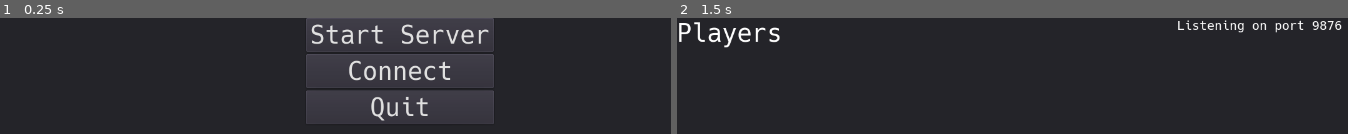
Above: before the commit, frames 1-2 (left to right).
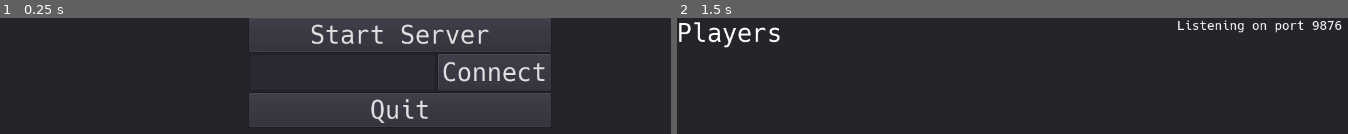
Above: after the commit, the same moments.

Repository: duckinator/godot-experiments
Game: Godot game, scene res://launchscreen/LaunchScreen.tscn
Same seed, same stepped clock (60 frames per second), same inputs: the game is played once before the commit and once after it.
Inputs:
- Up to frame 1 (0.25 s): no input
- Up to frame 2 (1.5 s): click "Start Server" at 0.5 s; tap Enter at 1.25 s

The runs differ from the first frame. In frame 1, 11% of the frame differs, in the area x 37-83%, y 0-94%; in frame 2, nothing differs.

Commit message:
Theoretically allow connecting to arbitrary addresses.

Diff:
--- a/multiplayer/Network.gd
+++ b/multiplayer/Network.gd
@@ -43,6 +43,15 @@
 func add_self_if_needed():
 	if is_server():
 		register_player(1, settings)
+
+# An incredibly crude attempt at parsing a URI.
+func parse_address(server_address):
+	var server_port = null
+	if ":" in server_address:
+		var parts = server_address.split(":")
+		server_address = parts[0]
+		server_port = parts[1]
+	return [server_address, server_port]
 
 # Returns a nice representation of the remote address, including port.
 func friendly_remote_address():
@@ -114,6 +123,7 @@
 # If `port` is unspecified/null, default to DEFAULT_PORT.
 func join(address, port=null):
 	players = {}
+
 	if port == null:
 		port = DEFAULT_PORT
 
--- a/multiplayer/launchscreen/LaunchScreen.gd
+++ b/multiplayer/launchscreen/LaunchScreen.gd
@@ -4,7 +4,8 @@
 
 onready var vbox = $Panel/HBoxContainer/HBoxContainer/VBoxContainer
 onready var server_button = vbox.get_node("StartServer")
-onready var client_button = vbox.get_node("StartClient")
+onready var address_lineedit = vbox.get_node("HBoxContainer/LineEdit")
+onready var client_button = vbox.get_node("HBoxContainer/StartClient")
 onready var quit_button = vbox.get_node("Quit")
 
 func _ready():
@@ -13,5 +14,10 @@
 	quit_button.connect("pressed", get_tree(), "quit")
 
 func start(is_server):
+	var address = address_lineedit.text
+	if len(address.strip_edges()) == 0 and not is_server:
+		return
+
 	get_tree().set_meta("starting_server", is_server)
+	get_tree().set_meta("server_address", address)
 	return get_tree().change_scene(LOBBY_SCENE)
--- a/multiplayer/launchscreen/LaunchScreen.tscn
+++ b/multiplayer/launchscreen/LaunchScreen.tscn
@@ -18,30 +18,40 @@
 alignment = 1
 
 [node name="HBoxContainer" type="HBoxContainer" parent="Panel/HBoxContainer"]
-margin_left = 490.0
-margin_right = 790.0
+margin_left = 399.0
+margin_right = 881.0
 margin_bottom = 720.0
 
 [node name="VBoxContainer" type="VBoxContainer" parent="Panel/HBoxContainer/HBoxContainer"]
-margin_right = 300.0
+margin_right = 482.0
 margin_bottom = 720.0
 
 [node name="StartServer" type="Button" parent="Panel/HBoxContainer/HBoxContainer/VBoxContainer"]
-margin_right = 300.0
+margin_right = 482.0
 margin_bottom = 54.0
 custom_fonts/font = ExtResource( 2 )
 text = "Start Server"
 
-[node name="StartClient" type="Button" parent="Panel/HBoxContainer/HBoxContainer/VBoxContainer"]
+[node name="HBoxContainer" type="HBoxContainer" parent="Panel/HBoxContainer/HBoxContainer/VBoxContainer"]
 margin_top = 58.0
-margin_right = 300.0
-margin_bottom = 112.0
+margin_right = 482.0
+margin_bottom = 116.0
+
+[node name="LineEdit" type="LineEdit" parent="Panel/HBoxContainer/HBoxContainer/VBoxContainer/HBoxContainer"]
+margin_right = 298.0
+margin_bottom = 58.0
+custom_fonts/font = ExtResource( 2 )
+
+[node name="StartClient" type="Button" parent="Panel/HBoxContainer/HBoxContainer/VBoxContainer/HBoxContainer"]
+margin_left = 302.0
+margin_right = 482.0
+margin_bottom = 58.0
 custom_fonts/font = ExtResource( 2 )
 text = "Connect"
 
 [node name="Quit" type="Button" parent="Panel/HBoxContainer/HBoxContainer/VBoxContainer"]
-margin_top = 116.0
-margin_right = 300.0
-margin_bottom = 170.0
+margin_top = 120.0
+margin_right = 482.0
+margin_bottom = 174.0
 custom_fonts/font = ExtResource( 2 )
 text = "Quit"
--- a/multiplayer/lobby/Lobby.gd
+++ b/multiplayer/lobby/Lobby.gd
@@ -10,15 +10,20 @@
 var is_server = false
 
 func _ready():
+	var tree = get_tree()
 	$AcceptDialog.connect("confirmed", self, "go_to_launch_screen")
 
-	is_server = get_tree().get_meta("starting_server")
+	is_server = tree.get_meta("starting_server")
+
+	var server_address = ["127.0.0.1", null]
+	if tree.has_meta("server_address") and tree.get_meta("server_address") != null:
+		server_address = Network.parse_address(tree.get_meta("server_address"))
 
 	if is_server:
 		Network.start_server(null, null) # TODO: Allow overriding port/max_connections
 		server_information.text = "Listening on port " + str(Network.local_port)
 	else:
-		Network.join("127.0.0.1") # TODO: Don't hard-code address.
+		Network.join(server_address[0], server_address[1])
 		server_information.text = Network.friendly_remote_address()
 
 	Network.connect("peer_connected", self, "peer_connected")
